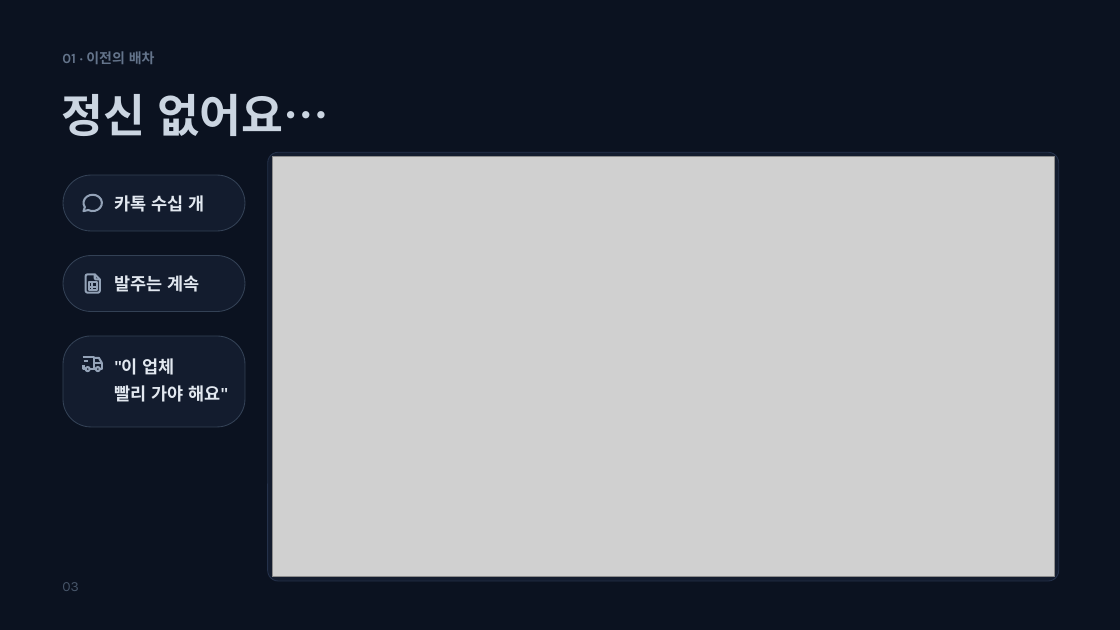
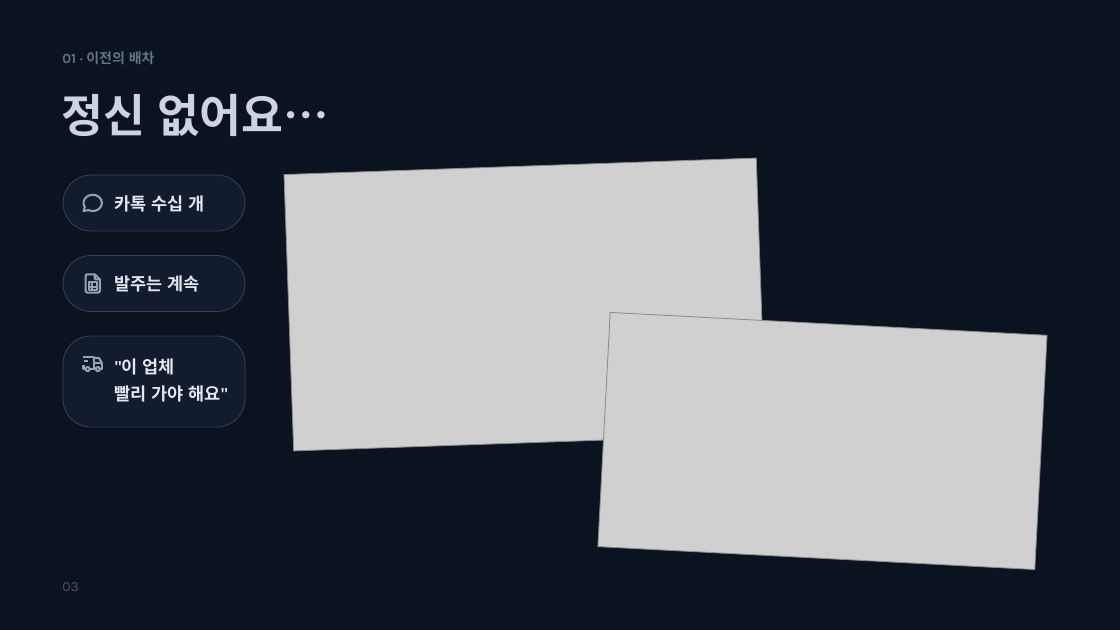
Before and after one commit to carssum82/yerim-easy, a slide deck: slide 3 of 발표자료/최종_다크_12장_완성.pptx. Drawn at 1120x630 pixels with LibreOffice and Linux fonts; fonts in the diff are those of the drawing; grey boxes stand for pictures. Boxes give left, top, right and bottom in pixels: in the first picture for what was removed or moved away, otherwise in the second. Text is boxed around its words. In the diff, an @@ line names an element or a change of style, - is before the commit and + after.

```diff
--- a/발표자료/최종_다크_12장_완성.pptx
+++ b/발표자료/최종_다크_12장_완성.pptx
@@ rounded rectangle removed at bbox=[268, 152, 1060, 581] @@
@@ picture added at bbox=[284, 158, 766, 451] @@
@@ picture at bbox=[598, 312, 1048, 569]: rotation 0 to 3 degrees @@
```
Also in this commit, not shown: 2 other files.
